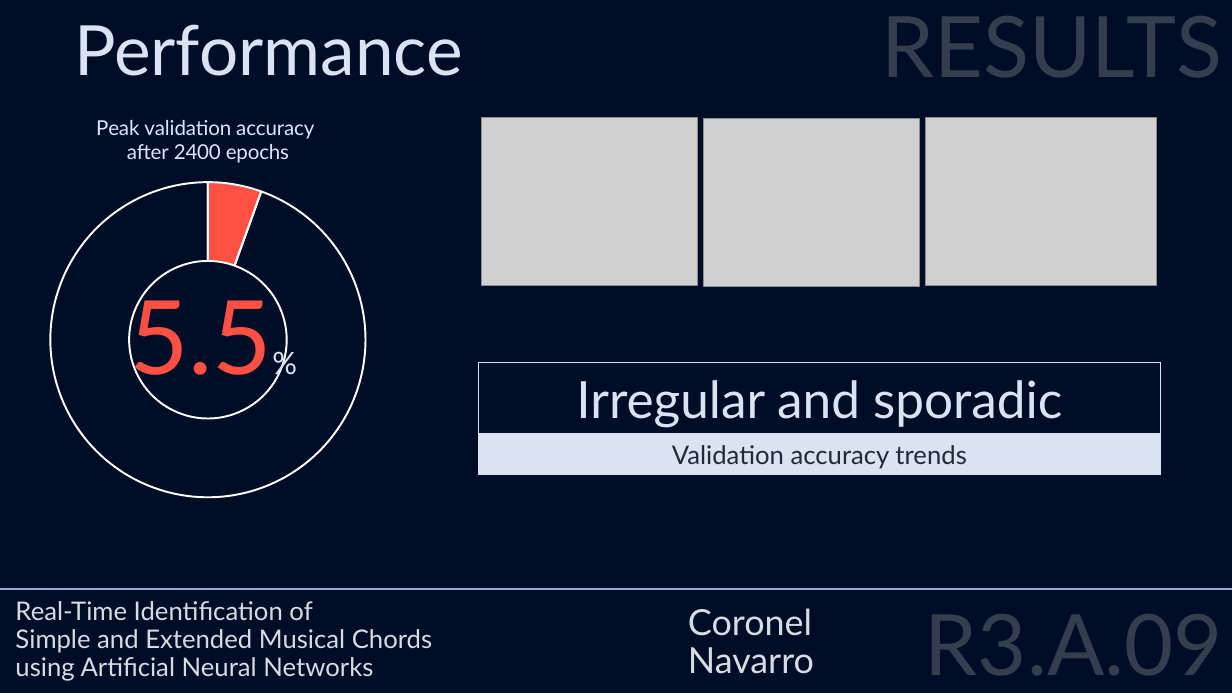
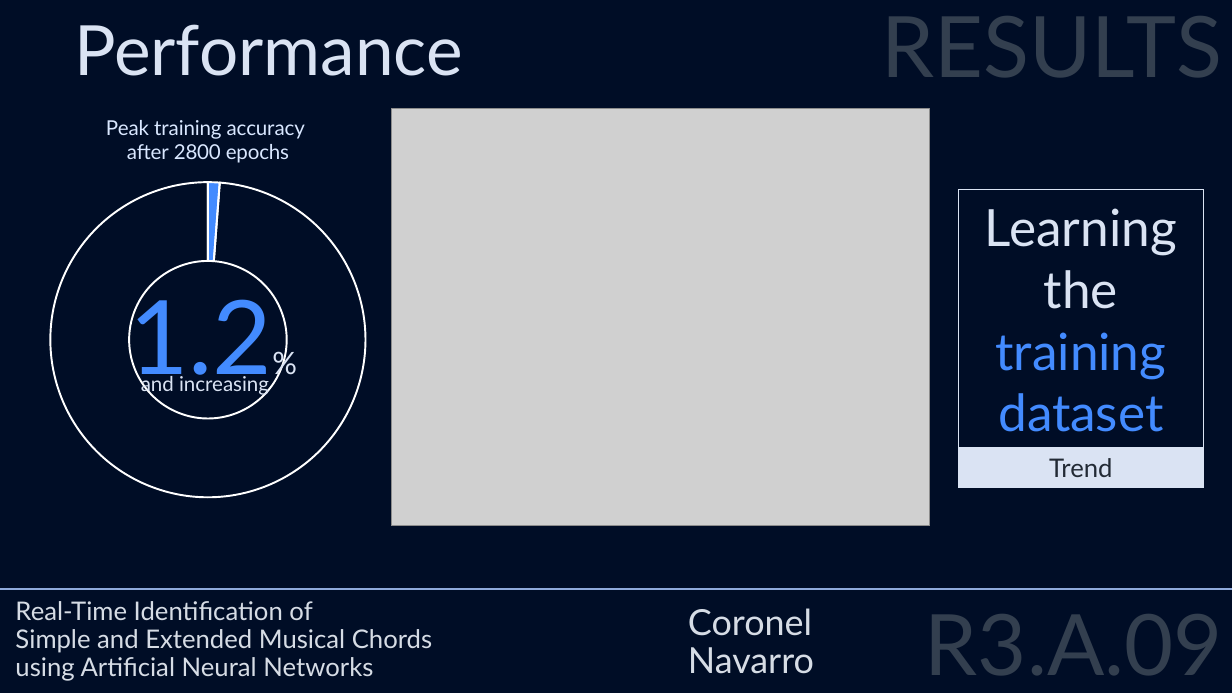
Before and after one commit to visaural/R2_B09_Chord_Identification, a slide deck: slide 36 of presentations/6/q1_oral_defense/r3_a09_q1_oral_defense.pptx (slide 35 before the commit). Drawn at 1232x693 pixels with LibreOffice and Linux fonts; fonts in the diff are those of the drawing; grey boxes stand for pictures. Boxes give left, top, right and bottom in pixels: in the first picture for what was removed or moved away, otherwise in the second. Text is boxed around its words. In the diff, an @@ line names an element or a change of style, - is before the commit and + after.

```diff
--- a/presentations/6/q1_oral_defense/r3_a09_q1_oral_defense.pptx
+++ b/presentations/6/q1_oral_defense/r3_a09_q1_oral_defense.pptx
@@ doughnut chart at [0,97,491,540] @@
@@ title "Peak validation accuracy after 2400 epochs " to "Peak training accuracy after 2800 epochs " @@
@@ Series 1, 1: 6 to 1 @@
@@ Series 1, 2: 94 to 99 @@
@@ colours of single points changed @@
@@ picture added at [391,109,930,526] @@
@@ picture removed at [482,117,697,286] @@
@@ picture removed at [703,118,919,287] @@
@@ picture removed at [926,117,1157,286] @@
@@ rectangle added at [958,189,1203,447], outline #DAE3F3 0.75 pt, 40 pt, text #438BFF @@
+Learning the training dataset
@@ text at [129,285,272,392]: text changed; text colour #FF5043 to #438BFF @@
-5.5%
+1.2%
@@ text added at [141,373,269,396], 16 pt, text #DAE3F3 @@
+and increasing
@@ rectangle removed at [479,362,1161,433] @@
-Irregular and sporadic
@@ rectangle removed at [479,434,1161,475] @@
-Validation accuracy trends
@@ rectangle added at [958,447,1203,488], fill #DAE3F3, outline #DAE3F3 0.75 pt, 20 pt, text #222A35 @@
+Trend
```
Also in this commit, not shown: 9 other slides changed, 1 slide added, 2 other files.
